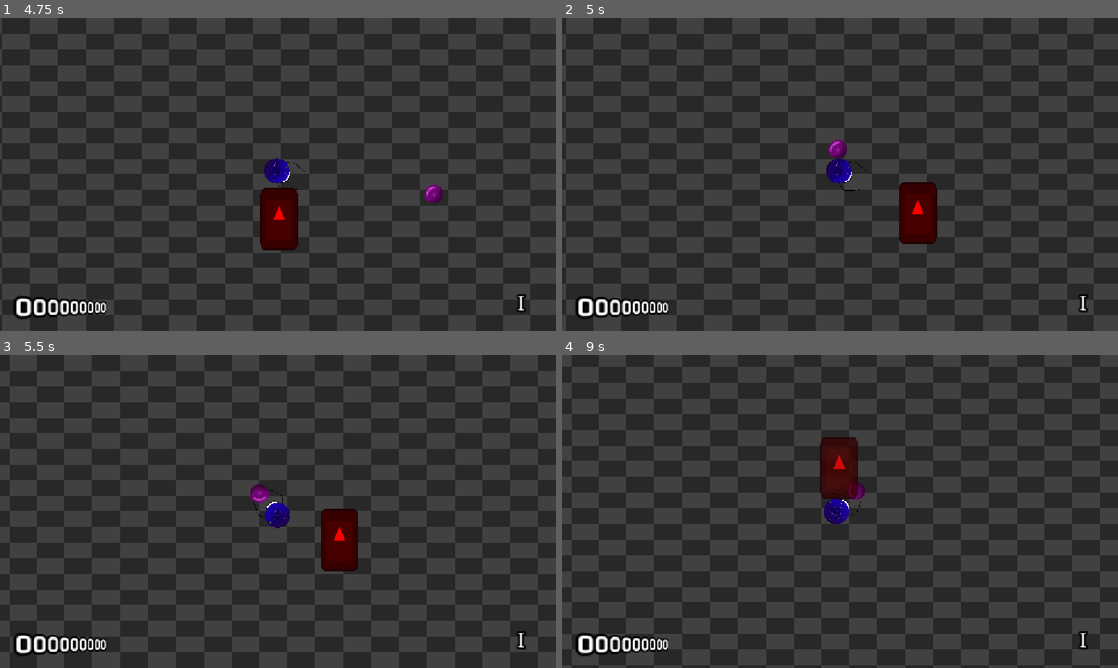
Above: before the commit, frames 1-4 (two rows, left to right).
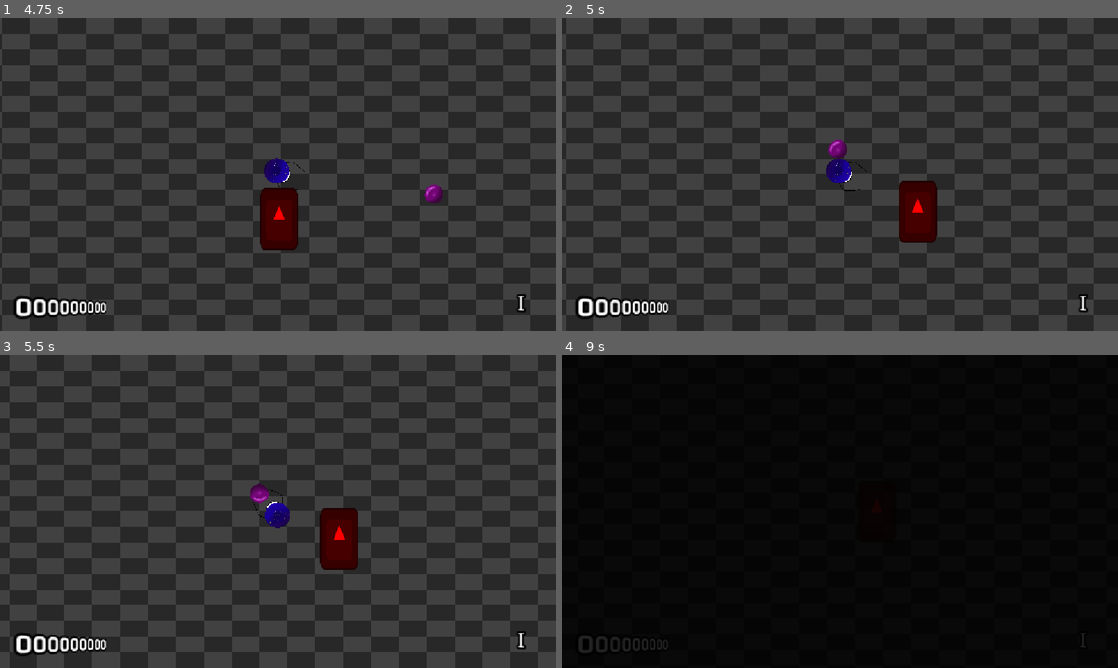
Above: after the commit, the same moments.

Repository: neilavesterinen/Haven-Bounce-Back-Shooter
Game: Godot game, scene res://Scenes/mainmenu/mainmenu.tscn
The game is run twice, just before and just after one commit, with the same random seed, the same clock (stepped at 60 frames per second) and the same inputs. The engine's default icon, where the game draws it, is replaced by a stand-in: a white triangle on a blue panel in a dark square. Sound files missing from this copy of the repository are replaced by a short silence.
Inputs (mouse positions are in pixels of both pictures, inside the frame that each line leads up to):
- Up to frame 1 (4.75 s): click "Play" at 0.5 s; tap Enter at 1.25, 2.85 s; move the mouse to (400, 158) at 1.27 s; hold Right (ui_right) 1.28-2 s; click (400, 158) at 1.35 s; drag from (166, 190) to (250, 237) at 2.02 s; move the mouse to (333, 105) at 2.77 s; hold Right (ui_right) 2.78-3.5 s; drag from (250, 237) to (111, 127) at 3.52 s; move the mouse to (444, 221) at 4.27 s; hold Left (ui_left) from 4.28 s (still down); click (444, 221) at 4.35 s
- Up to frame 2 (5 s): keep holding Left (ui_left)
- Up to frame 3 (5.5 s): release Left (ui_left) at 5 s; drag from (111, 464) to (194, 433) at 5.02 s
- Up to frame 4 (9 s): move the mouse to (867, 511) at 5.77 s; hold Down (ui_down) 5.78-6.5 s; tap Enter at 5.85, 8.85 s; click (867, 511) at 5.92 s; drag from (756, 433) to (728, 527) at 6.52 s; move the mouse to (962, 495) at 7.27 s; hold Up (ui_up) 7.28-8 s; click (962, 495) at 7.35 s; drag from (728, 527) to (812, 574) at 8.02 s; move the mouse to (895, 442) at 8.77 s; hold Down (ui_down) from 8.78 s (still down)

Frame 1 is identical in both runs. In frame 2, less than 0.1% of the frame differs, in the area x 60-68%, y 52-73%; in frame 3, 0.1%; in frame 4, 100%, in the area x 0-100%, y 0-100%.

Commit message:
Wire player health, some tweaks are still needed though

Diff:
--- a/Scenes/game/game.tscn
+++ b/Scenes/game/game.tscn
@@ -93,6 +93,11 @@
 
 [node name="Player" parent="." unique_id=1329971783 instance=ExtResource("3_7pssd")]
 
+[node name="RemoteTransform2D" type="RemoteTransform2D" parent="Player" unique_id=322489015]
+remote_path = NodePath("../../Camera2D")
+
+[node name="Camera2D" type="Camera2D" parent="." unique_id=1788214892]
+
 [node name="WaveSpawner" type="Node2D" parent="." unique_id=1937314124 node_paths=PackedStringArray("spawned_node_parent")]
 script = ExtResource("6_nds08")
 waves = Array[ExtResource("7_5l446")]([SubResource("Resource_7pssd")])
--- a/autoloads/upgrade_manager/upgrade_manager.tscn
+++ b/autoloads/upgrade_manager/upgrade_manager.tscn
@@ -8,8 +8,14 @@
 name = &"throw_speed"
 starting_price = 10.0
 price_increase_multiplier = 1.2
-metadata/_custom_type_script = "uid://6mpmto5nwiok"
+
+[sub_resource type="Resource" id="Resource_5l446"]
+script = ExtResource("2_elkpn")
+name = &"max_health"
+starting_price = 15.0
+price_increase_multiplier = 1.3
+metadata/_custom_type_script = "uid://io38gkndc12b"
 
 [node name="UpgradeManager" type="Node" unique_id=1160552505]
 script = ExtResource("1_e8g8g")
-upgrades = Array[ExtResource("2_elkpn")]([SubResource("Resource_nmq5w")])
+upgrades = Array[ExtResource("2_elkpn")]([SubResource("Resource_nmq5w"), SubResource("Resource_5l446")])
--- a/common/scripts/interface_like/damageable/damageable_ext.gd
+++ b/common/scripts/interface_like/damageable/damageable_ext.gd
@@ -25,6 +25,6 @@
 		effective_damage = ceil(effective_damage * _type_multiplier_by_type[damage_type])
 
 	if not team_immunities.has(damage_team) and not effective_damage == 0:
-		damaged.emit(amount, damage_type)
+		damaged.emit(amount, damage_team, damage_type)
 	else:
-		damage_failed.emit(amount, damage_type)
+		damage_failed.emit(amount, damage_team, damage_type)
--- a/enemy/enemy.tscn
+++ b/enemy/enemy.tscn
@@ -2,9 +2,13 @@
 
 [ext_resource type="Script" uid="uid://c3g25drac3map" path="res://enemy/enemy.gd" id="1_7k104"]
 [ext_resource type="Texture2D" uid="uid://rr83vynoqgaw" path="res://icon.svg" id="2_4gyqm"]
+[ext_resource type="Script" uid="uid://cmavd3hga2fko" path="res://common/scripts/damage_on_contact.gd" id="3_ppra6"]
 
 [sub_resource type="RectangleShape2D" id="RectangleShape2D_xrcp0"]
 size = Vector2(78, 128)
+
+[sub_resource type="RectangleShape2D" id="RectangleShape2D_ofsxj"]
+size = Vector2(88.864, 140.695)
 
 [node name="Enemy" type="CharacterBody2D" unique_id=1634294982 groups=["enemy"]]
 collision_mask = 3
@@ -18,4 +22,12 @@
 [node name="CollisionShape2D" type="CollisionShape2D" parent="." unique_id=1321509770]
 shape = SubResource("RectangleShape2D_xrcp0")
 
+[node name="Damage" type="Area2D" parent="." unique_id=1797718684]
+script = ExtResource("3_ppra6")
+damage_team = 1
+
+[node name="CollisionShape2D" type="CollisionShape2D" parent="Damage" unique_id=1453246104]
+shape = SubResource("RectangleShape2D_ofsxj")
+debug_color = Color(0.7965934, 0.37181562, 0.5403993, 0.41960785)
+
 [node name="NavigationAgent2D" type="NavigationAgent2D" parent="." unique_id=162018649]
--- a/player/player.tscn
+++ b/player/player.tscn
@@ -5,9 +5,22 @@
 [ext_resource type="Texture2D" uid="uid://db8vxl82h0hwg" path="res://player/player.png" id="3_yw30f"]
 [ext_resource type="Texture2D" uid="uid://dl7ffxwts5gx6" path="res://player/player_wizard_hat.png" id="4_g6k8r"]
 [ext_resource type="Texture2D" uid="uid://bts5cmqp8s4mi" path="res://player/orb.png" id="4_qjkh3"]
+[ext_resource type="Script" uid="uid://cqskt154x6qro" path="res://common/scripts/interface_like/damageable/damageable_ext.gd" id="6_g6k8r"]
+[ext_resource type="Script" uid="uid://br8i36eukrxwy" path="res://player/player_health.gd" id="7_rgyib"]
+[ext_resource type="Script" uid="uid://ddqn6q6ugwa1" path="res://upgrade_shop/attribute.gd" id="8_hg6s5"]
 
-[sub_resource type="RectangleShape2D" id="RectangleShape2D_onrkg"]
-size = Vector2(52, 52)
+[sub_resource type="CircleShape2D" id="CircleShape2D_rgyib"]
+radius = 33.64
+
+[sub_resource type="CircleShape2D" id="CircleShape2D_hg6s5"]
+radius = 25.46
+
+[sub_resource type="Resource" id="Resource_g6k8r"]
+script = ExtResource("8_hg6s5")
+connected_upgrade = &"max_health"
+base_value = 3.0
+per_level_addition = 1.0
+metadata/_custom_type_script = "uid://ddqn6q6ugwa1"
 
 [node name="Player" type="CharacterBody2D" unique_id=1329971783 node_paths=PackedStringArray("weapon_node", "orb_sprite", "orb_spawn") groups=["player"]]
 motion_mode = 1
@@ -17,10 +30,16 @@
 orb_sprite = NodePath("Weapon/Sprite2D2")
 orb_spawn = NodePath("Weapon/SpawnPosition")
 
-[node name="Camera2D" type="Camera2D" parent="." unique_id=673169927]
+[node name="Damageable" type="Area2D" parent="." unique_id=1813162843]
+script = ExtResource("6_g6k8r")
+team_immunities = Array[int]([0])
+
+[node name="CollisionShape2D" type="CollisionShape2D" parent="Damageable" unique_id=1497210649]
+shape = SubResource("CircleShape2D_rgyib")
+debug_color = Color(0.81116045, 0.35542238, 0.54615945, 0.41960785)
 
 [node name="CollisionShape2D" type="CollisionShape2D" parent="." unique_id=886923626]
-shape = SubResource("RectangleShape2D_onrkg")
+shape = SubResource("CircleShape2D_hg6s5")
 
 [node name="Weapon" type="Node2D" parent="." unique_id=2048745159]
 
@@ -43,3 +62,9 @@
 
 [node name="SpawnPosition" type="Node2D" parent="Weapon" unique_id=1296337548]
 position = Vector2(54, 0)
+
+[node name="PlayerHealth" type="Node" parent="." unique_id=808009116 node_paths=PackedStringArray("damageable", "player_parent")]
+script = ExtResource("7_rgyib")
+max_health = SubResource("Resource_g6k8r")
+damageable = NodePath("../Damageable")
+player_parent = NodePath("..")
--- a/player/player_health.gd
+++ b/player/player_health.gd
@@ -1,4 +1,7 @@
 extends Node
+
+signal health_changed(new_health: int)
+signal died
 
 @export var max_health: Attribute
 
@@ -9,10 +12,18 @@
 var _dead: bool
 
 
+func _ready() -> void:
+	damageable.damaged.connect(_on_damaged)
+
+	_health = max_health.get_value_int()
+
+
 func die() -> void:
 	if _dead:
 		return
 	_dead = true
+
+	died.emit()
 
 	LevelManagerHelper.load_current_level_transition()
 	if player_parent:
@@ -25,6 +36,7 @@
 	_damage_type: Damageable.DamageType,
 ) -> void:
 	_health -= damage
+	health_changed.emit(_health)
 
 	if _health <= 0:
 		die()
--- a/upgrade_shop/attribute.gd
+++ b/upgrade_shop/attribute.gd
@@ -12,7 +12,7 @@
 func get_value_float() -> float:
 	var level := UpgradeManager.get_upgrade_state(connected_upgrade).level
 
-	return base_value * (per_level_multiplier_addition * level) + per_level_addition * level
+	return base_value * (1 + per_level_multiplier_addition * level) + per_level_addition * level
 
 
 func get_value_int() -> int:
